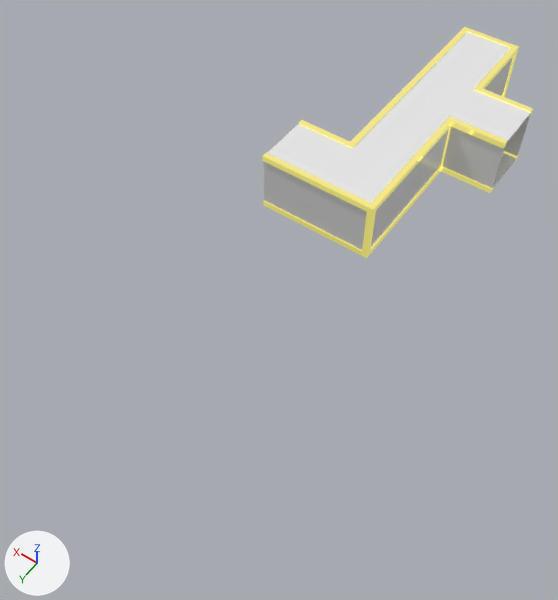
The FBX model Assets/Models/L0-Model/L0-4.fbx as it was, and as the next commit left it.
Both versions are drawn from a 50 mm camera at (-1.61, 5.35, 4.48) aimed at (0.69, 2.13, -0.57). The lights are fixed; the arrows at lower left show +X, +Y and +Z. Where no turn or scale is listed for an object, it has been applied to the vertices. Vertices at the same position are counted once.

The first picture shows 'Light', 'Wall'.
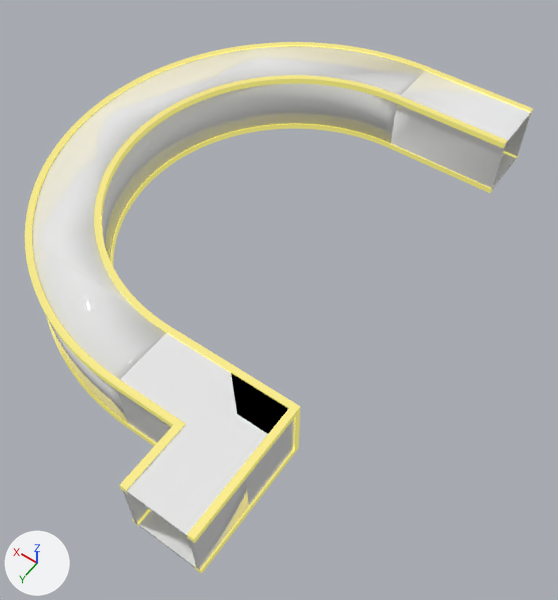
Edits to the scene script, one JSON object a line:
```json
{"block": "me_mesh", "where": "# used by ob_light; location = (0.0, -0.254, 0.254); rotation_euler = (3.142, 1.571, 0.0), in degrees (180, 90, 0); scale = (0.0254, 0.0254, 0.0254)"}
{"op": "remove", "block": "me_mesh", "code": "me_mesh.from_pydata(...)  # 352 vertices, 730 faces; spans x -1.0..21.0, y -71.0..31.0, z -50.0..10.0"}
{"op": "add", "block": "me_mesh", "code": "me_mesh.from_pydata(...)  # 1321 vertices, 2576 faces; spans x -21.5..101.0, y -160.0..21.0, z -20.0..2.0"}
{"block": "me_mesh", "change": "me_mesh part 1: a new loose piece, a box spanning x -20.0..20.0, y -1.0..1.0, z 0.0..2.0, in mat_02___default (beige #f7e4a5)"}
{"block": "me_mesh", "change": "me_mesh part 2: a new loose piece, a box spanning x -20.0..20.0, y 19.0..21.0, z -20.0..-18.0, in mat_02___default (beige #f7e4a5)"}
{"block": "me_mesh", "change": "me_mesh part 3: a new loose piece, a box spanning x -20.0..20.0, y -1.0..1.0, z -20.0..-18.0, in mat_02___default (beige #f7e4a5)"}
{"block": "me_mesh", "change": "me_mesh part 4: the loose piece of 199 vertices spanning x -1.0..21.0, y -51.0..31.0, z -50.0..10.0 is deleted"}
{"block": "me_mesh", "change": "me_mesh part 5: the loose piece of 114 vertices spanning x -1.0..21.0, y -71.0..-19.0, z -50.0..10.0 is deleted"}
{"block": "me_mesh", "change": "me_mesh part 6: 1224 vertices added at x -21.5..101.0, y -160.0..21.0, z -20.0..2.0"}
{"op": "add", "block": "me_mesh_001_1", "code": ["me_mesh_001_1 = bpy.data.meshes.new('Mesh.001')", "me_mesh_001_1.from_pydata(...)  # 576 vertices, 1152 faces; spans x -0.51..2.55, y -0.27..3.82, z -0.01..0.52", "me_mesh_001_1.materials.append(mat_01___default)  # white #eaeaea"]}
{"op": "add", "block": "me_mesh_002", "code": ["me_mesh_002 = bpy.data.meshes.new('Mesh.002')", "me_mesh_002.from_pydata(...)  # 136 vertices, 272 faces; spans x -0.267..0.775, y -0.768..0.26, z -0.533..0.0", "# faces by material slot: [232, 40]", "me_mesh_002.materials.append(mat_01___default)  # white #eaeaea", "me_mesh_002.materials.append(mat_01___default)  # white #eaeaea"]}
{"op": "set", "path": "ob_light.location", "old": "(0.0, -0.254, 0.254)", "new": "(0.254, 0.254, -0.229)"}
{"op": "set", "path": "ob_light.rotation_euler", "old": "(3.142, 1.571, 0.0)", "new": "(3.142, 0.0, 0.0)", "note": "degrees (180, 90, 0) -> degrees (180, 0, 0)"}
{"op": "remove", "block": "ob_wall", "code": ["ob_wall = bpy.data.objects.new('Wall', me_mesh_001)", "ob_wall.location = (0.0, 0.0, 0.254)"]}
{"op": "add", "block": "ob_wall1", "code": ["ob_wall1 = bpy.data.objects.new('Wall1', me_mesh_001_1)", "ob_wall1.location = (0.254, 0.0, -0.254)"]}
{"op": "add", "block": "ob_wall2", "code": ["ob_wall2 = bpy.data.objects.new('Wall2', me_mesh_002)", "ob_wall2.location = (-0.013, 4.058, 0.267)"]}
```

Pixel boxes [x1, y1, x2, y2] of what changed, in the pictures (558 x 600 px):
```json
{"object": "Wall1", "change": "added", "after": [32, 46, 532, 422]}
{"object": "Wall", "change": "deleted", "before": [263, 32, 531, 250], "faces in mat_01___default (white #eaeaea)": [353, 32, 510, 170]}
{"object": "Light", "change": "reshaped, moved, turned", "before": [262, 27, 533, 258], "after": [25, 42, 533, 574]}
{"object": "Wall2", "change": "added", "after": [118, 333, 294, 570], "faces in mat_01___default (white #eaeaea)": [120, 333, 288, 465]}
{"part": 1, "of": "me_mesh", "change": "added", "after": [390, 144, 494, 193]}
{"part": 2, "of": "me_mesh", "change": "added", "after": [425, 67, 533, 116]}
{"part": 3, "of": "me_mesh", "change": "added", "after": [396, 96, 507, 148]}
{"part": 4, "of": "me_mesh", "change": "deleted", "before": [298, 27, 533, 161]}
{"part": 5, "of": "me_mesh", "change": "deleted", "before": [262, 116, 507, 258]}
{"part": 6, "of": "me_mesh", "change": "added", "after": [25, 42, 427, 574]}
```
